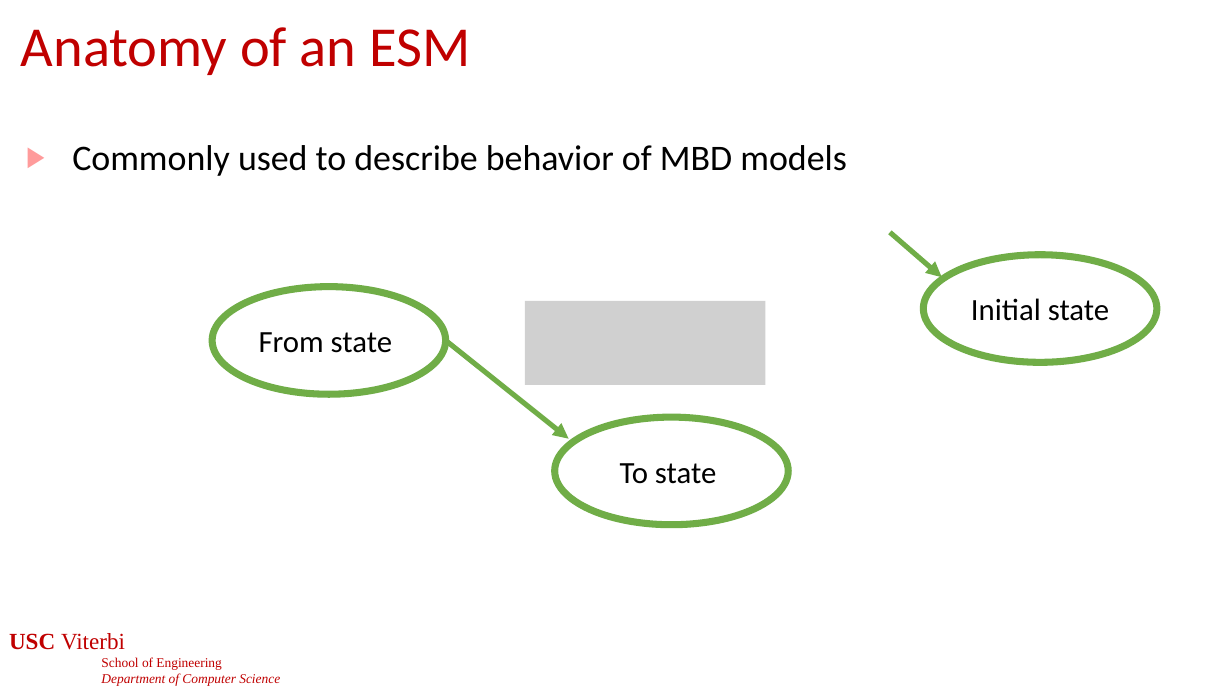
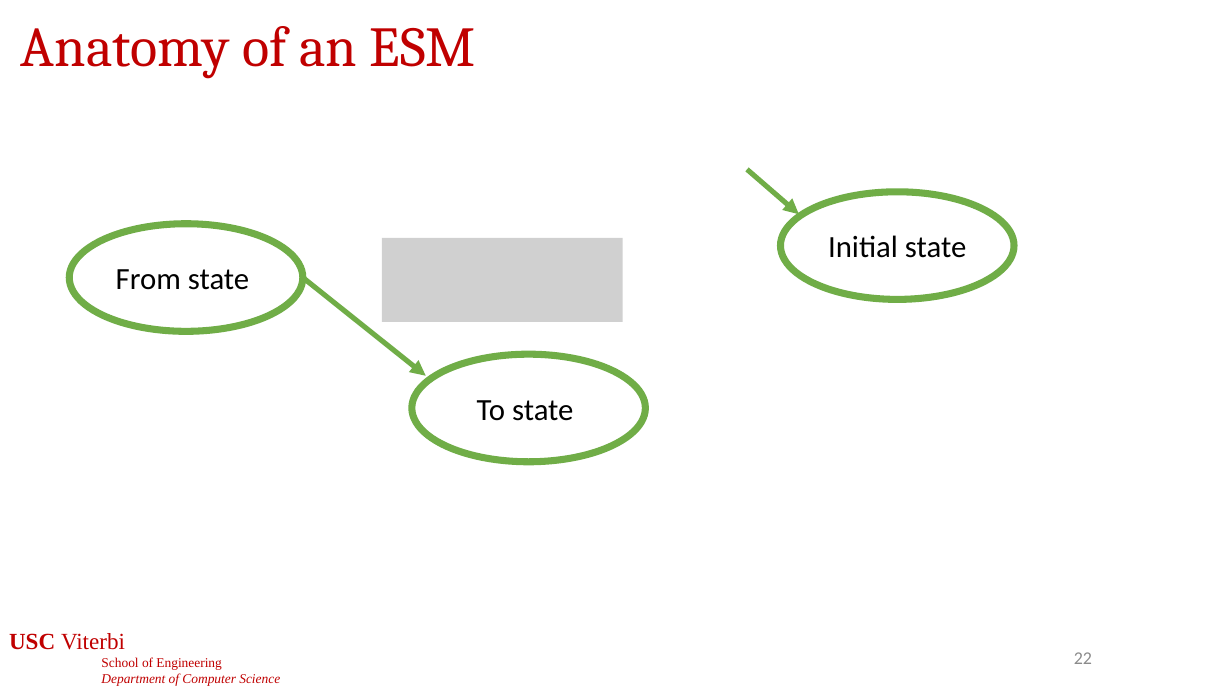
Before and after one commit to jdeshmukh/jdeshmukh.github.io, a slide deck: slide 22 of teaching/cs513-autocps-fall-2026/slides/2-ModelsOfComputation.pptx. Drawn at 1232x693 pixels with LibreOffice and Linux fonts; fonts in the diff are those of the drawing; grey boxes stand for pictures; background and template pictures are left out. Boxes give left, top, right and bottom in pixels: in the first picture for what was removed or moved away, otherwise in the second. Text is boxed around its words. In the diff, an @@ line names an element or a change of style, - is before the commit and + after.

```diff
--- a/teaching/cs513-autocps-fall-2026/slides/2-ModelsOfComputation.pptx
+++ b/teaching/cs513-autocps-fall-2026/slides/2-ModelsOfComputation.pptx
@@ title "Anatomy of an ESM" at bbox=[21, 26, 476, 78]: font Calibri to Cambria @@
@@ text removed at bbox=[72, 145, 847, 176] @@
-▶ Commonly used to describe behavior of MBD models
@@ 2 arrows, 1 ellipse: place and size @@
-2 arrows, 1 ellipse at bbox=[445, 232, 1157, 439]
+2 arrows, 1 ellipse at bbox=[303, 169, 1015, 376]
@@ ellipse "From state": place and size @@
-ellipse "From state" at bbox=[213, 287, 446, 394]
+ellipse "From state" at bbox=[69, 224, 303, 331]
@@ picture added at bbox=[382, 238, 622, 323] @@
@@ picture removed at bbox=[525, 301, 765, 385] @@
@@ ellipse "To state": place and size @@
-ellipse "To state" at bbox=[555, 417, 788, 524]
+ellipse "To state" at bbox=[412, 354, 646, 461]
@@ page number added at bbox=[1074, 652, 1092, 664], 14 pt, text #8C8C8C @@
+22
```
Also in this commit, not shown: 46 other slides changed, 1 slide added, 1 other file.
